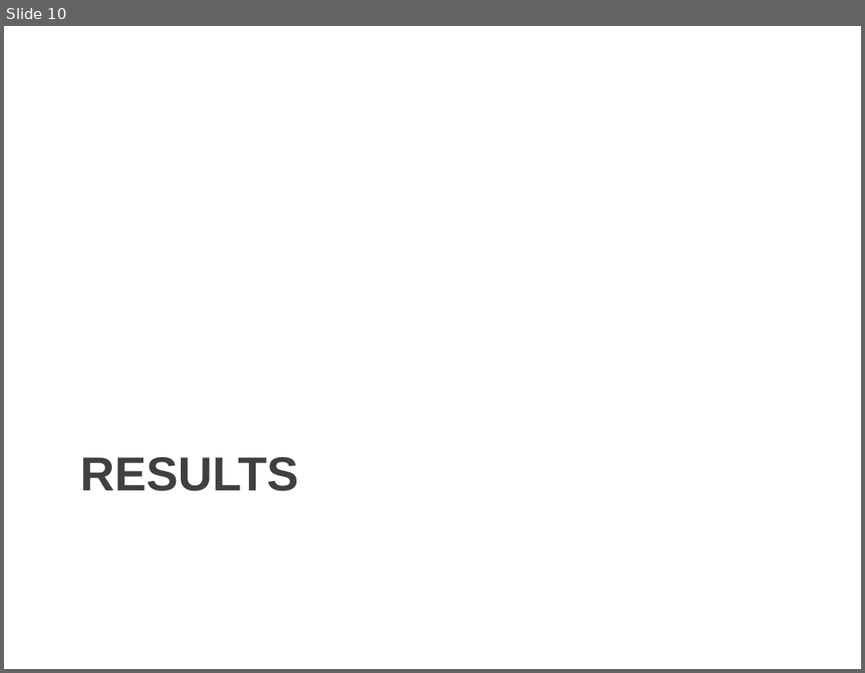
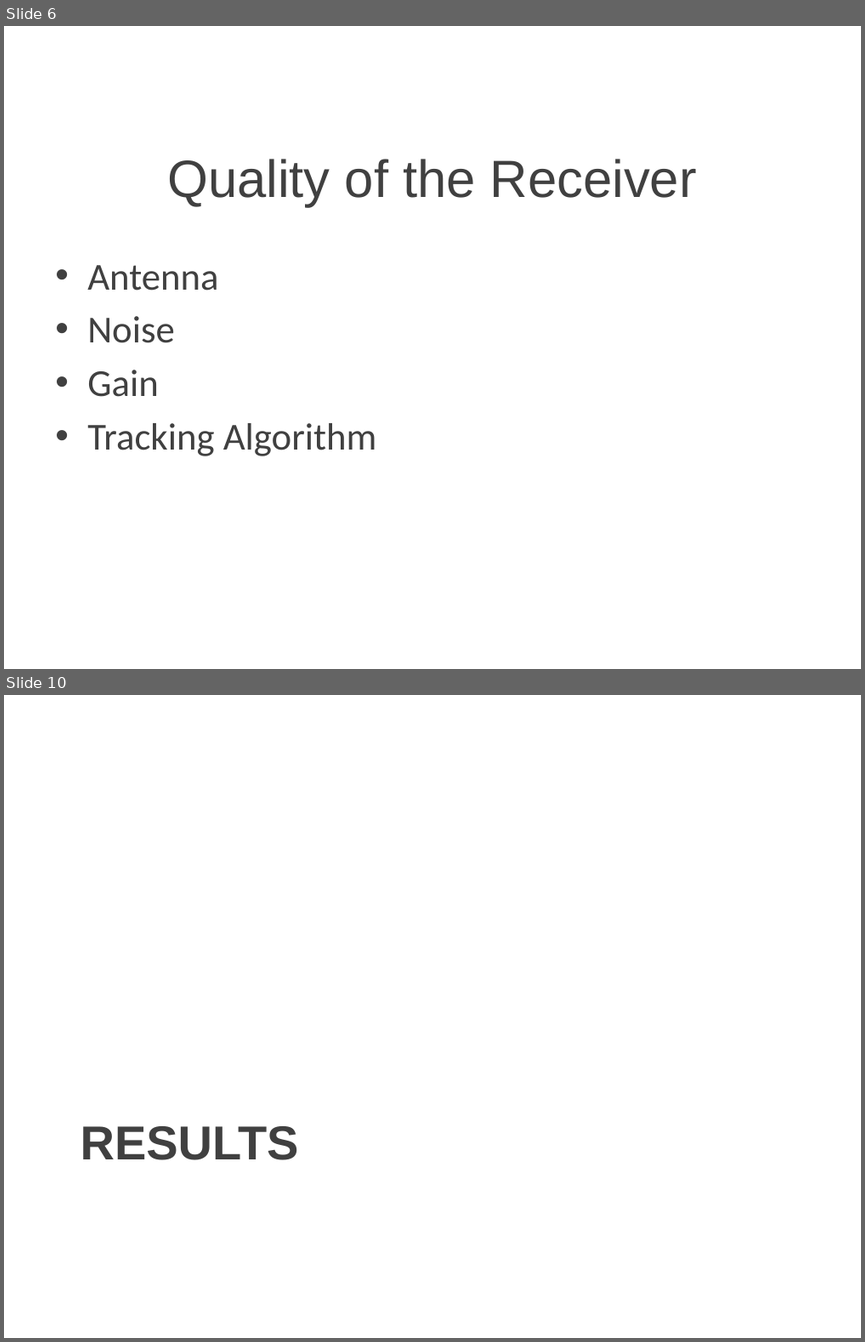
Before and after one commit to cullenself/ExtendedGNSS, a slide deck: Report/Extended GNSS.pptx. Shown one above the other, each under a label of ours: slide 10 before the commit, slides 6 and 10 after it; the slides between them are not shown. The pictures are 865x673 and 865x1342 pixels, drawn with LibreOffice and Linux fonts; fonts in the diff are those of the drawing; background and template pictures are left out. Boxes give left, top, right and bottom in pixels: in the first picture for what was removed or moved away, otherwise in the second. Text is boxed around its words. In the diff, an @@ line names an element or a change of style, - is before the commit and + after.

```diff
--- a/Report/Extended GNSS.pptx
+++ b/Report/Extended GNSS.pptx
@@ slide 6 added at [4, 26, 861, 669], background picture (left out) @@
@@ title added at [167, 159, 697, 207], 44 pt, text #404040 @@
+Quality of the Receiver
@@ text added at [87, 265, 377, 456], 32 pt, text #404040 @@
+• Antenna
+• Noise
+• Gain
+• Tracking Algorithm
```
Also in this commit, not shown: 8 slides changed, 1 slide removed, 1 other file.
